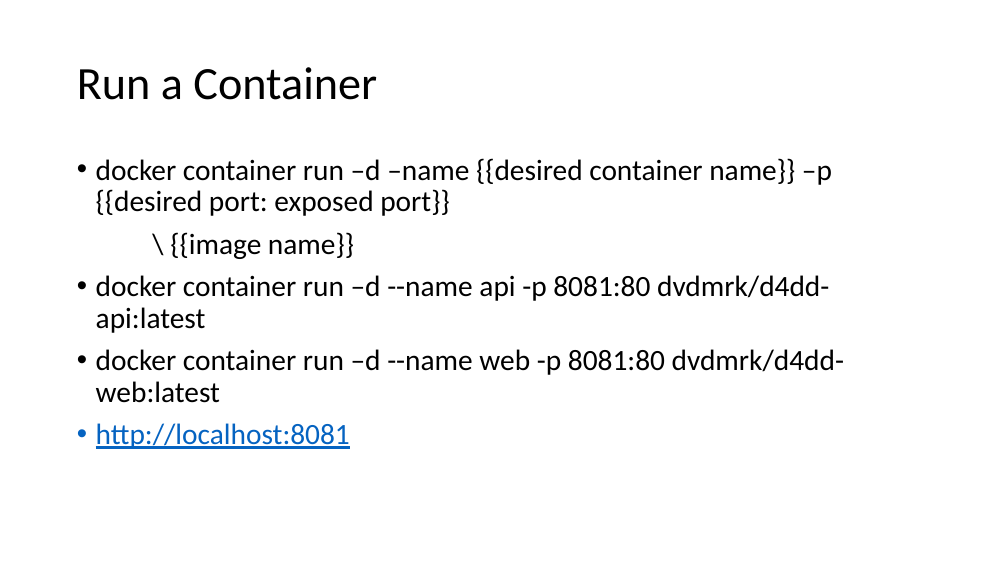
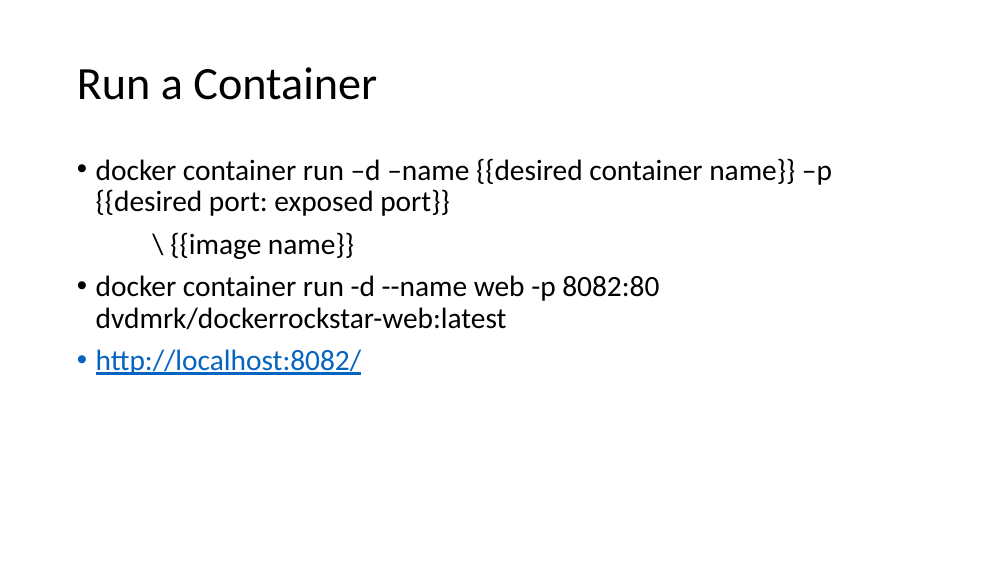
Before and after one commit to dvdmrk/DockerPresentation, a slide deck: slide 19 of Slides/DockerPresentation.pptx. Drawn at 1008x567 pixels with LibreOffice and Linux fonts; fonts in the diff are those of the drawing. Boxes give left, top, right and bottom in pixels: in the first picture for what was removed or moved away, otherwise in the second. Text is boxed around its words. In the diff, an @@ line names an element or a change of style, - is before the commit and + after.

```diff
--- a/Slides/DockerPresentation.pptx
+++ b/Slides/DockerPresentation.pptx
@@ text at (96, 275, 659, 375): text changed @@
-• docker container run –d --name api -p 8081:80 dvdmrk/d4dd-api:latest
-• docker container run –d --name web -p 8081:80 dvdmrk/d4dd-web:latest
-• http://localhost:8081
+• docker container run -d --name web -p 8082:80 dvdmrk/dockerrockstar-web:latest
+• http://localhost:8082/
```
Also in this commit, not shown: 7 other slides changed, 1 slide removed, 5 other files.
